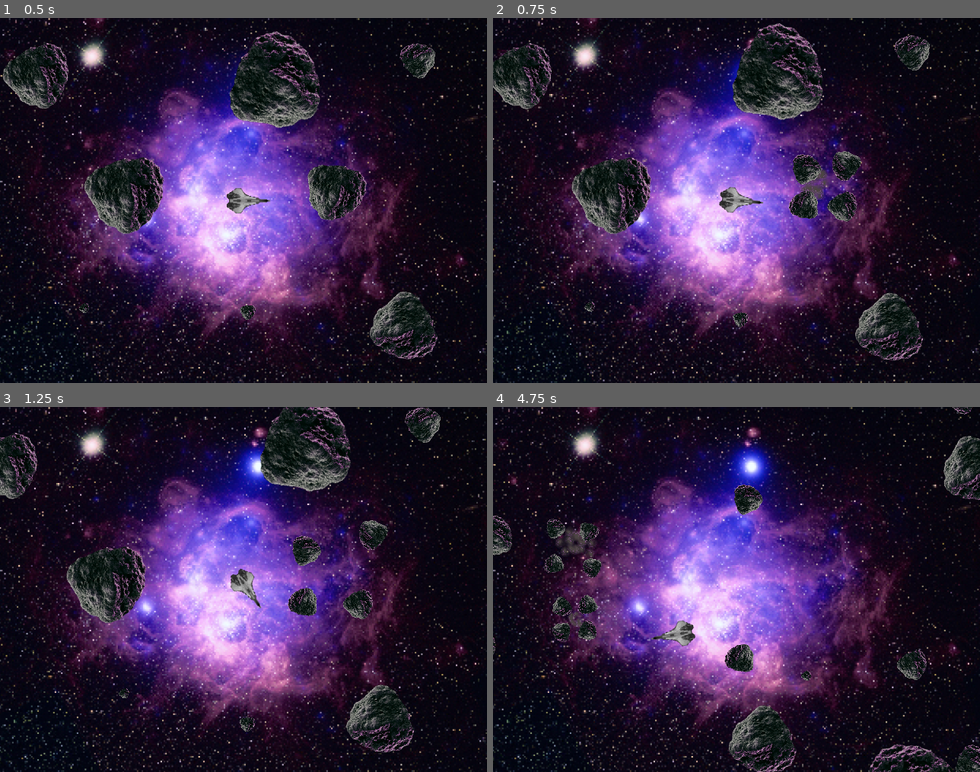
Above: before the commit, frames 1-4 (two rows, left to right).
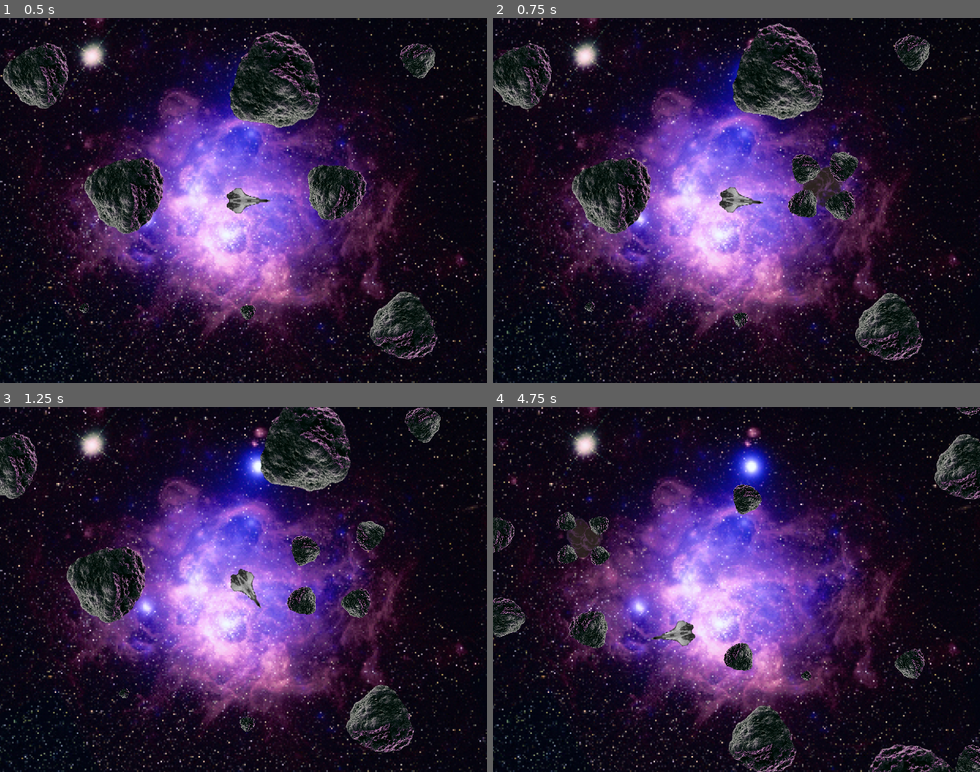
Above: after the commit, the same moments.

Repository: andriuchap/spaceship-godot
Game: Godot game, scene res://Scenes/MainScene.tscn
Same seed, same stepped clock (60 frames per second), same inputs: the game is played once before the commit and once after it.
Inputs:
- Up to frame 1 (0.5 s): no input
- Up to frame 2 (0.75 s): tap Enter (ui_accept) at 0.5 s; hold Right (ui_right) from 0.53 s (still down); hold Enter (ui_accept) from 0.53 s (still down)
- Up to frame 3 (1.25 s): keep holding Right (ui_right); keep holding Enter (ui_accept)
- Up to frame 4 (4.75 s): release Right (ui_right) at 1.28 s; release Enter (ui_accept) at 1.28 s; hold Left (ui_left) 1.28-2.03 s; tap Enter (ui_accept) at 1.35, 1.52, 1.82, 2.85, 3.02, 3.32, 4.35, 4.52 s; hold Right (ui_right) 2.03-2.78 s; hold Enter (ui_accept) 2.03-2.78 s; hold Up (ui_up) 2.78-3.53 s; hold Enter (ui_accept) 3.53-4.28 s; hold Left (ui_left) from 3.53 s (still down)

Frame 1 is identical in both runs. In frame 2, 1.4% of the frame differs, in the area x 60-76%, y 36-56%; in frame 3, 0.9%; in frame 4, 4.2%, in the area x 0-100%, y 0-75%.

Commit message:
added sounds, new space dust, other changes

Diff:
--- a/Scenes/Missile.tscn
+++ b/Scenes/Missile.tscn
@@ -8,6 +8,7 @@
 extents = Vector2( 7.37554, 3.47773 )
 
 [node name="Missile" type="Area2D"]
+collision_mask = 2
 script = ExtResource( 1 )
 
 [node name="Missle2" type="Sprite" parent="."]
--- a/Scenes/SpaceRock.tscn
+++ b/Scenes/SpaceRock.tscn
@@ -4,19 +4,21 @@
 [ext_resource path="res://Sprites/Rock.png" type="Texture" id=2]
 [ext_resource path="res://Scripts/Wrapper.gd" type="Script" id=3]
 [ext_resource path="res://Scripts/SelfDestroy.gd" type="Script" id=4]
-[ext_resource path="res://Sprites/Dust.png" type="Texture" id=5]
+[ext_resource path="res://Sprites/SpaceDust.png" type="Texture" id=5]
 
-[sub_resource type="Curve" id=2]
-min_value = -360.0
-max_value = 360.0
-_data = [ Vector2( 0, -360 ), 0.0, 971.234, 0, 0, Vector2( 1, 360 ), 1187.64, 0.0, 0, 0 ]
+[sub_resource type="ConvexPolygonShape2D" id=1]
+points = PoolVector2Array( 61, 11, 52, 25, 11, 55, -21, 64, -47, 54, -59, 36, -62.75, 0, -54, -32, -37, -54, -18, -64, 10, -58, 28, -49, 40, -36.1, 60, -13, 64, 0 )
 
-[sub_resource type="CurveTexture" id=3]
-curve = SubResource( 2 )
+[sub_resource type="Gradient" id=2]
+offsets = PoolRealArray( 0, 0.0535211, 0.485975, 1 )
+colors = PoolColorArray( 1, 1, 1, 0, 1, 1, 1, 1, 1, 1, 1, 1, 1, 1, 1, 0 )
+
+[sub_resource type="GradientTexture" id=3]
+gradient = SubResource( 2 )
 
 [sub_resource type="Curve" id=4]
 max_value = 0.25
-_data = [ Vector2( 0, 0 ), 0.0, 1.37521, 0, 0, Vector2( 0.293071, 0.25 ), 0.0, 0.0, 0, 0, Vector2( 1, 0 ), -1.04507, 0.0, 0, 0 ]
+_data = [ Vector2( 0.0010281, 0 ), 0.0, 0.860665, 0, 0, Vector2( 0.248458, 0.136503 ), 0.326336, 0.326336, 0, 0, Vector2( 1, 0.25 ), 0.125816, 0.0, 0, 0 ]
 
 [sub_resource type="CurveTexture" id=5]
 curve = SubResource( 4 )
@@ -27,23 +29,28 @@
 gravity = Vector3( 0, 0, 0 )
 initial_velocity = 150.0
 initial_velocity_random = 0.5
+angular_velocity = 1.0
+angular_velocity_random = 1.0
 orbit_velocity = 0.0
 orbit_velocity_random = 0.0
-damping = 500.0
+damping = 250.0
 angle = 360.0
 angle_random = 1.0
-angle_curve = SubResource( 3 )
+scale = 8.0
 scale_random = 0.25
 scale_curve = SubResource( 5 )
-
-[sub_resource type="ConvexPolygonShape2D" id=1]
-points = PoolVector2Array( 61, 11, 52, 25, 11, 55, -21, 64, -47, 54, -59, 36, -62.75, 0, -54, -32, -37, -54, -18, -64, 10, -58, 28, -49, 40, -36.1, 60, -13, 64, 0 )
+color_ramp = SubResource( 3 )
 
 [node name="SpaceRock" type="RigidBody2D"]
+collision_layer = 2
+collision_mask = 3
 gravity_scale = 0.0
 linear_damp = 0.0
 angular_damp = 0.0
 script = ExtResource( 1 )
+
+[node name="Shape" type="CollisionShape2D" parent="."]
+shape = SubResource( 1 )
 
 [node name="Rock" type="Sprite" parent="."]
 texture = ExtResource( 2 )
@@ -56,12 +63,8 @@
 
 [node name="BreakParticles" type="Particles2D" parent="."]
 emitting = false
-amount = 16
 lifetime = 0.5
 one_shot = true
 explosiveness = 1.0
 process_material = SubResource( 6 )
 texture = ExtResource( 5 )
-
-[node name="Shape" type="CollisionShape2D" parent="."]
-shape = SubResource( 1 )
--- a/Scenes/Spaceship.tscn
+++ b/Scenes/Spaceship.tscn
@@ -1,10 +1,11 @@
-[gd_scene load_steps=12 format=2]
+[gd_scene load_steps=13 format=2]
 
 [ext_resource path="res://Scripts/SpaceshipController.gd" type="Script" id=1]
 [ext_resource path="res://Scenes/Missile.tscn" type="PackedScene" id=2]
 [ext_resource path="res://Sprites/Spaceship.png" type="Texture" id=3]
 [ext_resource path="res://Scripts/Wrapper.gd" type="Script" id=4]
 [ext_resource path="res://Sprites/MissileFlash.png" type="Texture" id=5]
+[ext_resource path="res://Sounds/LaserBlast.wav" type="AudioStream" id=6]
 
 [sub_resource type="ConvexPolygonShape2D" id=1]
 points = PoolVector2Array( 29, 0, -12, 16, -27, 0, -12, -16 )
@@ -18,7 +19,7 @@
 curve = SubResource( 2 )
 
 [sub_resource type="Curve" id=4]
-_data = [ Vector2( 0, 0 ), 0.0, 3.27976, 0, 0, Vector2( 0.833511, 1 ), 0.0, 0.0, 0, 0, Vector2( 1, 0 ), -9.27577, 0.0, 0, 0 ]
+_data = [ Vector2( 0, 0 ), 0.0, 3.27976, 0, 0, Vector2( 0.105419, 1 ), 0.0, 0.0, 0, 0, Vector2( 1, 0 ), -3.05224, 0.0, 0, 0 ]
 
 [sub_resource type="CurveTexture" id=5]
 curve = SubResource( 4 )
@@ -26,12 +27,14 @@
 [sub_resource type="ParticlesMaterial" id=6]
 flag_disable_z = true
 gravity = Vector3( 0, 0, 0 )
+angular_velocity = -3.87149e+016
 orbit_velocity = 0.0
 orbit_velocity_random = 0.0
 angle_curve = SubResource( 3 )
 scale_curve = SubResource( 5 )
 
 [node name="Spaceship" type="KinematicBody2D"]
+collision_mask = 2
 script = ExtResource( 1 )
 missle_object = ExtResource( 2 )
 
@@ -45,18 +48,21 @@
 script = ExtResource( 4 )
 
 [node name="ShotCooldown" type="Timer" parent="."]
-wait_time = 0.2
+wait_time = 0.5
 one_shot = true
 
 [node name="ShotLocation" type="Node2D" parent="."]
-position = Vector2( 38, 0 )
+position = Vector2( 30, 0 )
 
 [node name="MuzzleFlash" type="Particles2D" parent="."]
 position = Vector2( 28.576, 0 )
 emitting = false
-amount = 1
+amount = 2
 lifetime = 0.1
 one_shot = true
 process_material = SubResource( 6 )
 texture = ExtResource( 5 )
+
+[node name="ShotSound" type="AudioStreamPlayer2D" parent="."]
+stream = ExtResource( 6 )
 [connection signal="timeout" from="ShotCooldown" to="." method="_on_ShotCooldown_timeout"]
--- a/Scripts/SpaceRock.gd
+++ b/Scripts/SpaceRock.gd
@@ -22,7 +22,7 @@
 	$Shape.rotation = rock_rotation;
 	apply_impulse(Vector2.ZERO, initial_impulse);
 
-func _process(dt):
+func _fixed_process(dt):
 	if was_emitting && !$BreakParticles.emitting:
 		$SelfDestroy.mark_destroy();
 
@@ -43,7 +43,11 @@
 func _visual_break():
 	$Shape.disabled = true;
 	$Rock.visible = false;
+	linear_velocity = Vector2.ZERO
+	angular_velocity = 0.0
 	was_emitting = true;
+	$BreakParticles.process_material.scale = rock_scale.x * 8.0
+	$BreakParticles.process_material.initial_velocity = rock_scale.x * 250.0
 	$BreakParticles.emitting = true;
 
 func _split_rocks():
--- a/Scripts/SpaceshipController.gd
+++ b/Scripts/SpaceshipController.gd
@@ -44,6 +44,7 @@
 
 	if(Input.is_action_pressed("ui_accept")) && can_shoot:
 		can_shoot = false;
+		$ShotSound.play()
 		var missile_inst = missle_object.instance()
 		missile_inst.rotation = rotation
 		missile_inst.position = $ShotLocation.global_position
Not shown, added: Sounds/LaserBlast.wav.import
Binary file added: Sprites/SpaceDust.png
Not shown, added: Sprites/SpaceDust.png.import
Not shown, added: Sounds/LaserBlast.wav
